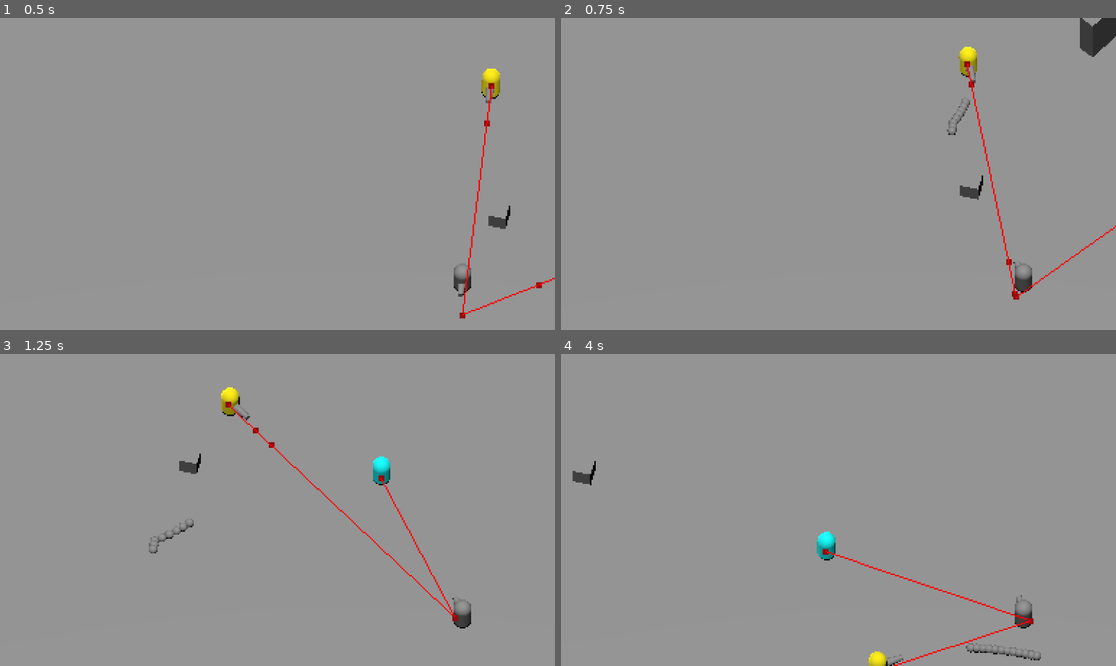
Above: before the commit, frames 1-4 (two rows, left to right).
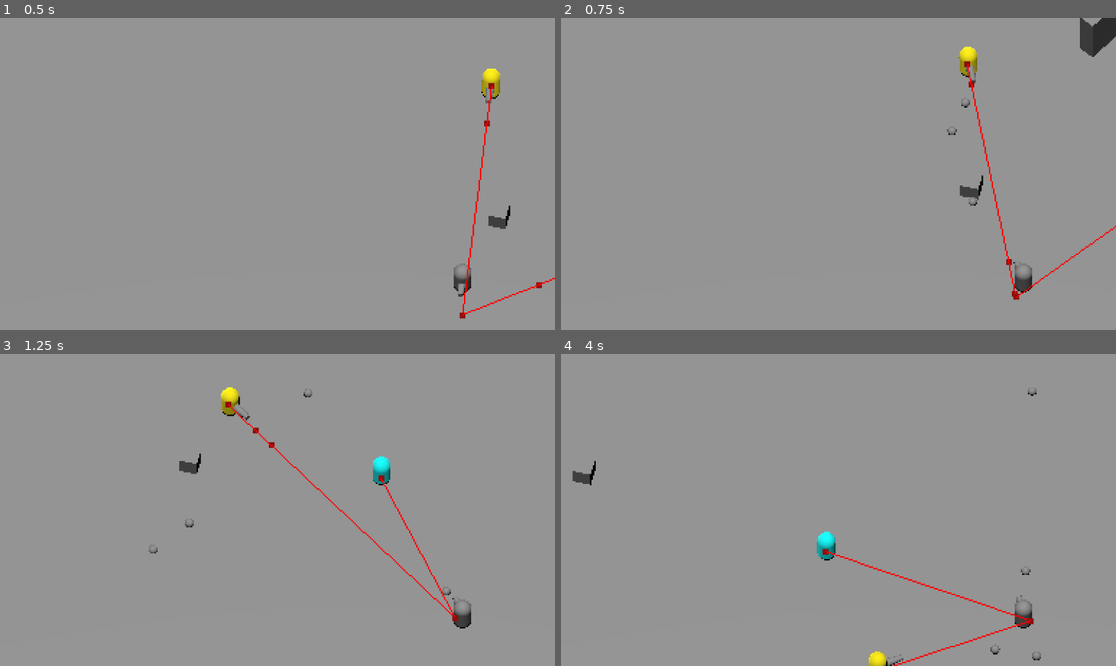
Above: after the commit, the same moments.

Repository: Iussaeus/JameGamePS2024.2
Game: Godot game, scene res://Scenes/TestWorld.tscn
Same seed, same stepped clock (60 frames per second), same inputs: the game is played once before the commit and once after it.
Inputs (mouse positions are in pixels of both pictures, inside the frame that each line leads up to):
- Up to frame 1 (0.5 s): no input
- Up to frame 2 (0.75 s): move the mouse to (960, 158) at 0.52 s; press the mouse at (960, 158) at 0.53 s; hold D (right) from 0.53 s (still down)
- Up to frame 3 (1.25 s): keep holding D (right)
- Up to frame 4 (4 s): move the mouse to (727, 525) at 1.27 s; release D (right) at 1.28 s; release the mouse at (727, 525) at 1.28 s; hold S (backward) 1.28-2.03 s; tap E (interact) at 1.35 s; click (727, 525) at 1.55 s; move the mouse to (894, 441) at 2.02 s; press the mouse at (894, 441) at 2.03 s; hold D (right) 2.03-2.78 s; move the mouse to (810, 572) at 2.77 s; release the mouse at (810, 572) at 2.78 s; hold W (forward) 2.78-3.53 s; tap Space (space) at 2.85 s; click (810, 572) at 3.05 s; move the mouse to (1005, 556) at 3.52 s; press the mouse at (1005, 556) at 3.53 s; hold A (left) from 3.53 s (still down)

Frame 1 is identical in both runs. In frame 2, less than 0.1% of the frame differs, in the area x 69-75%, y 27-61%; in frame 3, 0.1%; in frame 4, 0.2%, in the area x 72-86%, y 11-99%.

Commit message:
added functional shootin' timer to gun, time to add variations of the gun

Diff:
--- a/Scripts/Box.gd
+++ b/Scripts/Box.gd
@@ -1,5 +1,6 @@
 extends Node3D
 
+@export var debug_on: bool = false
 @onready var ineractable: Interactable = $RigidBody3D/Interactable
 
 var is_open: bool = false
@@ -18,16 +19,16 @@
 
 
 func open() -> void:
-	print("Opening Now")
+	if debug_on: print("Opening Now")
 
 
 func _on_interactable_focused() -> void:
-	print("Box: Focused")
+	if debug_on: print("Box: Focused")
 
 
 func _on_interactable_unfocused() -> void:
-	print("Box: Unfocused")
+	if debug_on: print("Box: Unfocused")
 
 
 func _on_interactable_interacted() -> void:
-	print("Box: Interacted")
+	if debug_on: print("Box: Interacted")
--- a/Scripts/Gun.gd
+++ b/Scripts/Gun.gd
@@ -6,23 +6,28 @@
 
 @export var projectile: PackedScene
 @export var projectile_speed: float = 20
-@export var shooting_interval: float
+@export var shooting_interval: float = 0.1
+
+@onready var _shoot_timer: Timer = Timer.new()
 
 
-# Called when the node enters the scene tree for the first time.
 func _ready() -> void:
-	pass # Replace with function body.
+	add_child(_shoot_timer)
+	_shoot_timer.wait_time = shooting_interval
+	_shoot_timer.one_shot = true
 
 
-# Called every frame. 'delta' is the elapsed time since the previous frame.
+
 func _process(_delta: float) -> void:
-	if Input.is_action_just_pressed("left_click") and _parent.collision_layer == 2:
+	if Input.is_action_pressed("left_click") and _parent.collision_layer == 2:
 		shoot()
 
 
 func shoot() -> void:
-	var bullet: RigidBody3D = projectile.instantiate()
-	viewport.add_child(bullet)
+	if  _shoot_timer.is_stopped():
+		_shoot_timer.start()
+		var bullet: RigidBody3D = projectile.instantiate()
+		viewport.add_child(bullet)
 
-	bullet.global_position = marker.global_position
-	bullet.apply_central_impulse(marker.global_basis.y * projectile_speed)
+		bullet.global_position = marker.global_position
+		bullet.apply_central_impulse(marker.global_basis.y * projectile_speed)
--- a/Scripts/PlayerBody.gd
+++ b/Scripts/PlayerBody.gd
@@ -20,7 +20,7 @@
 	add_child(dash_timer)
 
 	dash_timer.one_shot = true
-	dash_timer.timeout.connect(func() -> void: can_dash = false)
+	dash_timer.timeout.connect(func() -> void: can_dash = true)
 
 
 # Called every frame. 'delta' is the elapsed time since the previous frame.
--- a/Scripts/enemy_controller.gd
+++ b/Scripts/enemy_controller.gd
@@ -1,6 +1,7 @@
 extends CharacterBody3D
 
 
+@export var debug_on: bool = false
 @export var movement_speed: float = 20
 
 @onready var navigation_agent: NavigationAgent3D = get_node("NavigationAgent3D")
@@ -18,7 +19,7 @@
 	var next_path_position: Vector3 = navigation_agent.get_next_path_position()
 	var new_velocity := global_position.direction_to(next_path_position) * movement_speed
 
-	# print("next_point %v, velocity %v" % [next_path_position, new_velocity])
+	if debug_on: print("next_point %v, velocity %v" % [next_path_position, new_velocity])
 
 	if navigation_agent.avoidance_enabled:
 		navigation_agent.set_velocity(new_velocity)
--- a/Scripts/ranged_enemy_controller.gd
+++ b/Scripts/ranged_enemy_controller.gd
@@ -2,6 +2,7 @@
 
 
 @export var movement_speed: float = 20
+@export var debug_on: bool = false
 
 @onready var navigation_agent: NavigationAgent3D = $NavigationAgent3D
 @onready var danger_area: Area3D = $DangerArea3D
@@ -31,7 +32,7 @@
 	var next_path_position: Vector3 = navigation_agent.get_next_path_position()
 	var new_velocity: Vector3
 
-	# print("next_point %v, velocity %v" % [next_path_position, new_velocity])
+	if debug_on: print("next_point %v, velocity %v" % [next_path_position, new_velocity])
 
 	if _player_visible and _player_in_safe_area:
 		gun.shoot()
@@ -70,14 +71,14 @@
 	if body is CharacterBody3D:
 		_player_in_danger_area = true
 		_player_in_safe_area = false
-		print("player in danger_area")
+		if debug_on: print("player in danger_area")
 
 
 func _on_danger_area_body_exited(body: Node3D) -> void:
 	if body is CharacterBody3D:
 		_player_in_danger_area = false
 		_player_in_safe_area = true
-		print("player exited danger_area")
+		if debug_on: print("player exited danger_area")
 
 
 func _on_safe_area_body_entered(body: Node3D) -> void:
@@ -85,7 +86,7 @@
 		_player_visible = true
 		_player_in_safe_area = true
 		var character_body := body as CharacterBody3D
-		print("I see: ", character_body)
+		if debug_on: print("I see: ", character_body)
 
 
 
@@ -94,4 +95,4 @@
 		_player_visible = false
 		_player_in_safe_area = false
 		var character_body := body as CharacterBody3D
-		print(character_body, "is too far")
+		if debug_on: print(character_body, "is too far")
